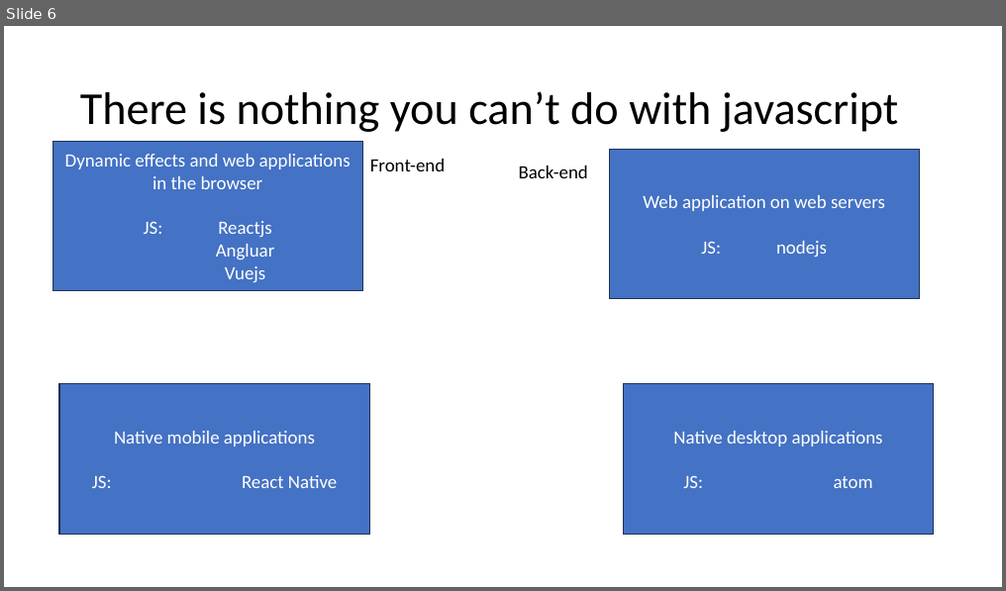
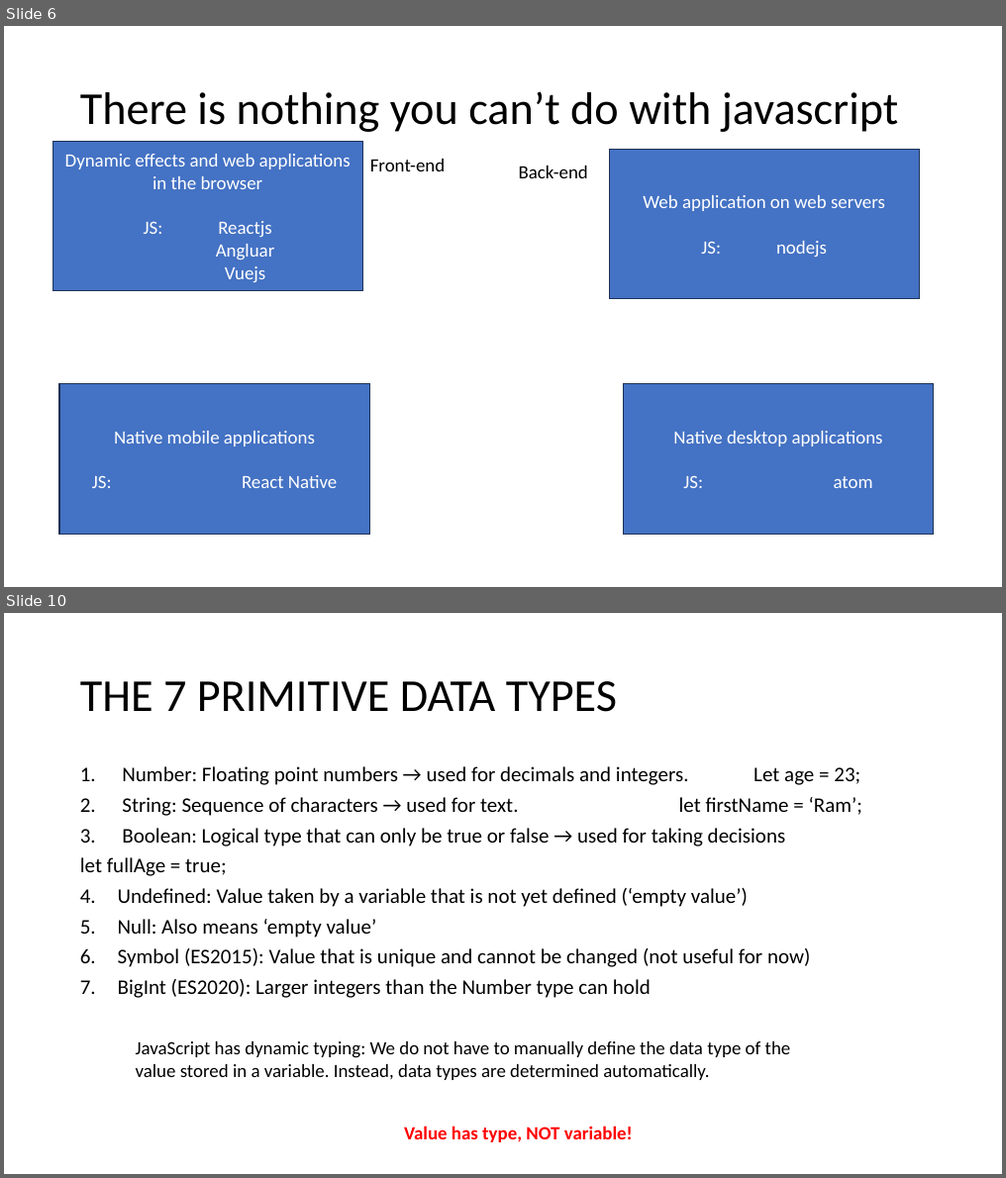
Before and after one commit to PiyushChaturvedii/Batch05, a slide deck: JavaScript.pptx. Shown one above the other, each under a label of ours: slide 6 before the commit, slides 6 and 10 after it; the slides between them are not shown. The pictures are 1006x591 and 1006x1178 pixels, drawn with LibreOffice and Linux fonts; fonts in the diff are those of the drawing. Boxes give left, top, right and bottom in pixels: in the first picture for what was removed or moved away, otherwise in the second. Text is boxed around its words. In the diff, an @@ line names an element or a change of style, - is before the commit and + after.

```diff
--- a/JavaScript.pptx
+++ b/JavaScript.pptx
@@ slide 10 added at [4,613,1002,1174], background #FFFFFF @@
@@ title added at [80,681,617,712], 44 pt, text #000000 @@
+THE 7 PRIMITIVE DATA TYPES
@@ text added at [80,766,862,998], 20 pt, text #000000 @@
+1. Number: Floating point numbers → used for decimals and integers. Let age = 23;
+2. String: Sequence of characters → used for text. let firstName = ‘Ram’;
+3. Boolean: Logical type that can only be true or false → used for taking decisions
+let fullAge = true;
+4. Undefined: Value taken by a variable that is not yet defined (‘empty value’)
+5. Null: Also means ‘empty value’
+6. Symbol (ES2015): Value that is unique and cannot be changed (not useful for now)
+7. BigInt (ES2020): Larger integers than the Number type can hold
@@ text added at [136,1042,791,1080], 18 pt, text #000000 @@
+JavaScript has dynamic typing: We do not have to manually define the data type of the value stored in a variable. Instead, data types are determined automatically.
@@ text added at [404,1126,633,1143], 18 pt, text #FF0000, bold @@
+Value has type, NOT variable!
```
Also in this commit, not shown: 4 other slides added, 3 other files.
